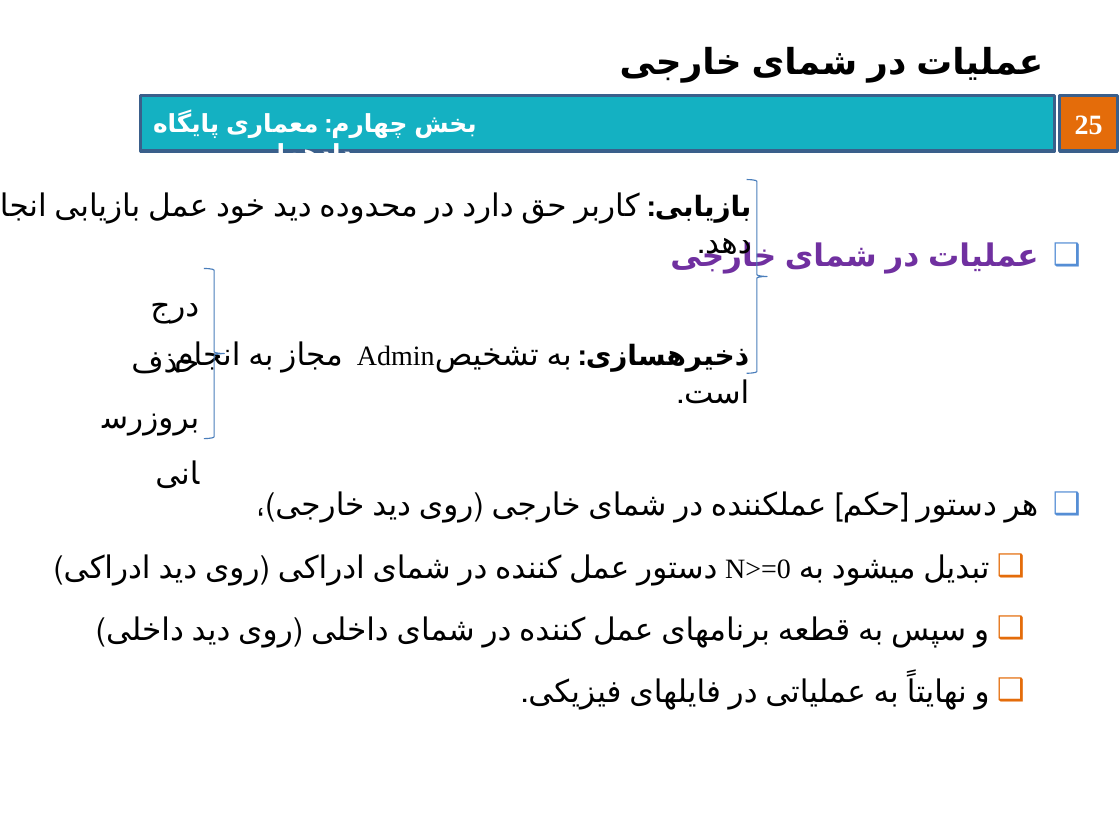
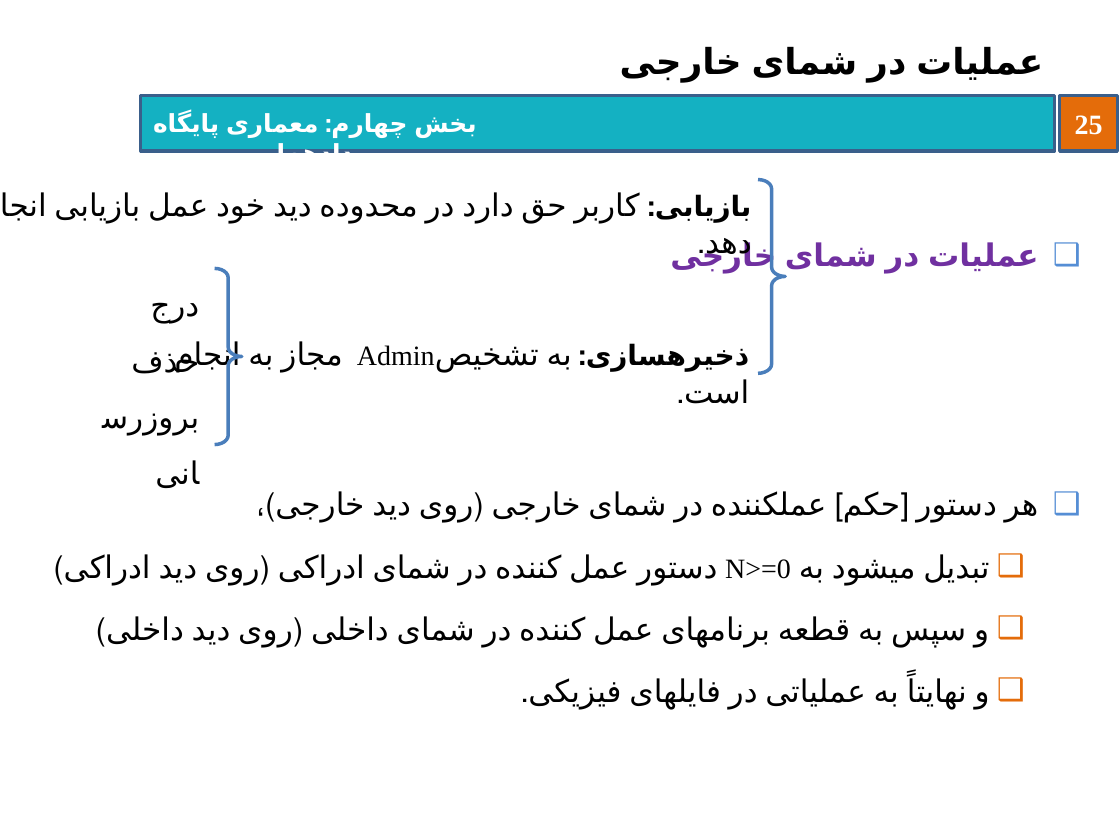
Before and after one commit to behnamhatami/DB-Slides, a slide deck: slide 25 of 4-DB-ArchitectureOfDBs.pptx. Drawn at 1120x840 pixels with LibreOffice and Linux fonts; fonts in the diff are those of the drawing; background and template pictures are left out. Boxes give left, top, right and bottom in pixels: in the first picture for what was removed or moved away, otherwise in the second. Text is boxed around its words. In the diff, an @@ line names an element or a change of style, - is before the commit and + after.

```diff
--- a/4-DB-ArchitectureOfDBs.pptx
+++ b/4-DB-ArchitectureOfDBs.pptx
@@ right brace: place and size @@
-right brace at (747,179,767,373)
+right brace at (758,179,785,373)
@@ right brace at (758,179,785,373): outline #4B7EBC 0.75 pt to #4B7EBC 2.25 pt; proportions changed @@
@@ right brace at (215,269,242,445): outline #4B7EBC 0.75 pt to #4B7EBC 2.25 pt; proportions changed @@
@@ right brace: place and size @@
-right brace at (204,269,224,439)
+right brace at (215,269,242,445)
```
Also in this commit, not shown: 9 other slides changed.
